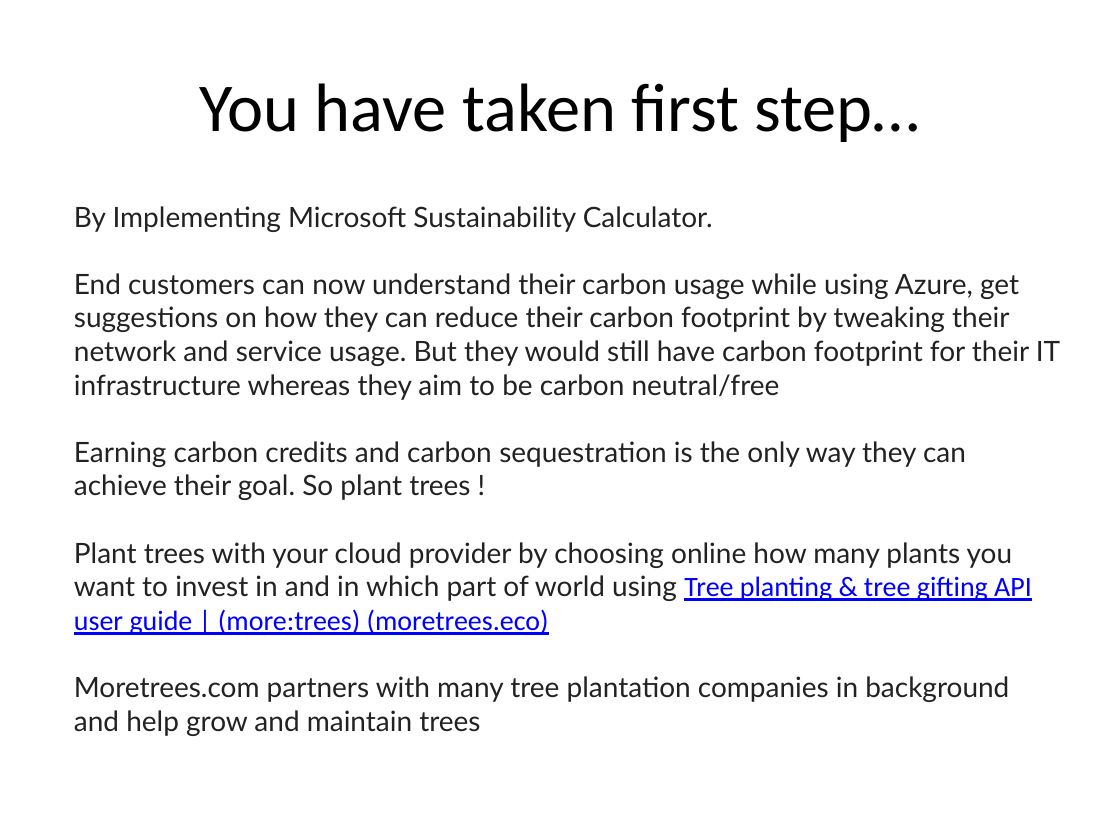
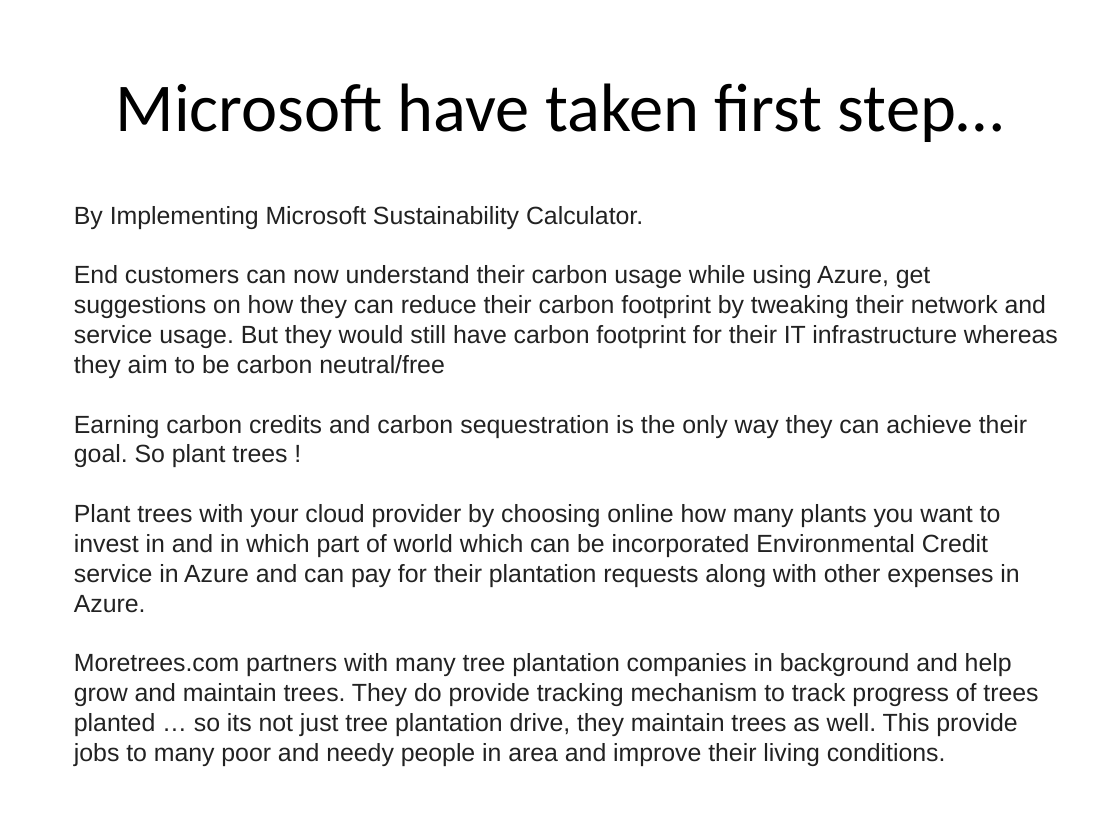
Before and after one commit to meebapna/hackathon-ms, a slide deck: slide 3 of Idea/PLEDGE TO PROGRESS.pptx. Drawn at 1120x840 pixels with LibreOffice and Linux fonts; fonts in the diff are those of the drawing. Boxes give left, top, right and bottom in pixels: in the first picture for what was removed or moved away, otherwise in the second. Text is boxed around its words. In the diff, an @@ line names an element or a change of style, - is before the commit and + after.

```diff
--- a/Idea/PLEDGE TO PROGRESS.pptx
+++ b/Idea/PLEDGE TO PROGRESS.pptx
@@ title at <box>116,83,1003,142</box>: text changed @@
-You have taken first step…
+Microsoft have taken first step…
@@ text at <box>74,206,1058,467</box>: size 18 to 16 pt, font Lato to Arial in "By Implementing Microsoft Sustainability Calculator.", "End customers can now understand their carbon ...", "Earning carbon credits and carbon sequestration is ..." @@
@@ text at <box>74,504,1038,761</box>: text changed; size 18 to 16 pt; font Lato to Arial @@
-Plant trees with your cloud provider by choosing online how many plants you want to invest in and in which part of world using Tree planting & tree gifting API user guide | (more:trees) (moretrees.eco)
-Moretrees.com partners with many tree plantation companies in background and help grow and maintain trees
+Plant trees with your cloud provider by choosing online how many plants you want to invest in and in which part of world which can be incorporated Environmental Credit service in Azure and can pay for their plantation requests along with other expenses in Azure.
+Moretrees.com partners with many tree plantation companies in background and help grow and maintain trees. They do provide tracking mechanism to track progress of trees planted … so its not just tree plantation drive, they maintain trees as well. This provide jobs to many poor and needy people in area and improve their living conditions.
```
Also in this commit, not shown: 3 other slides changed.
